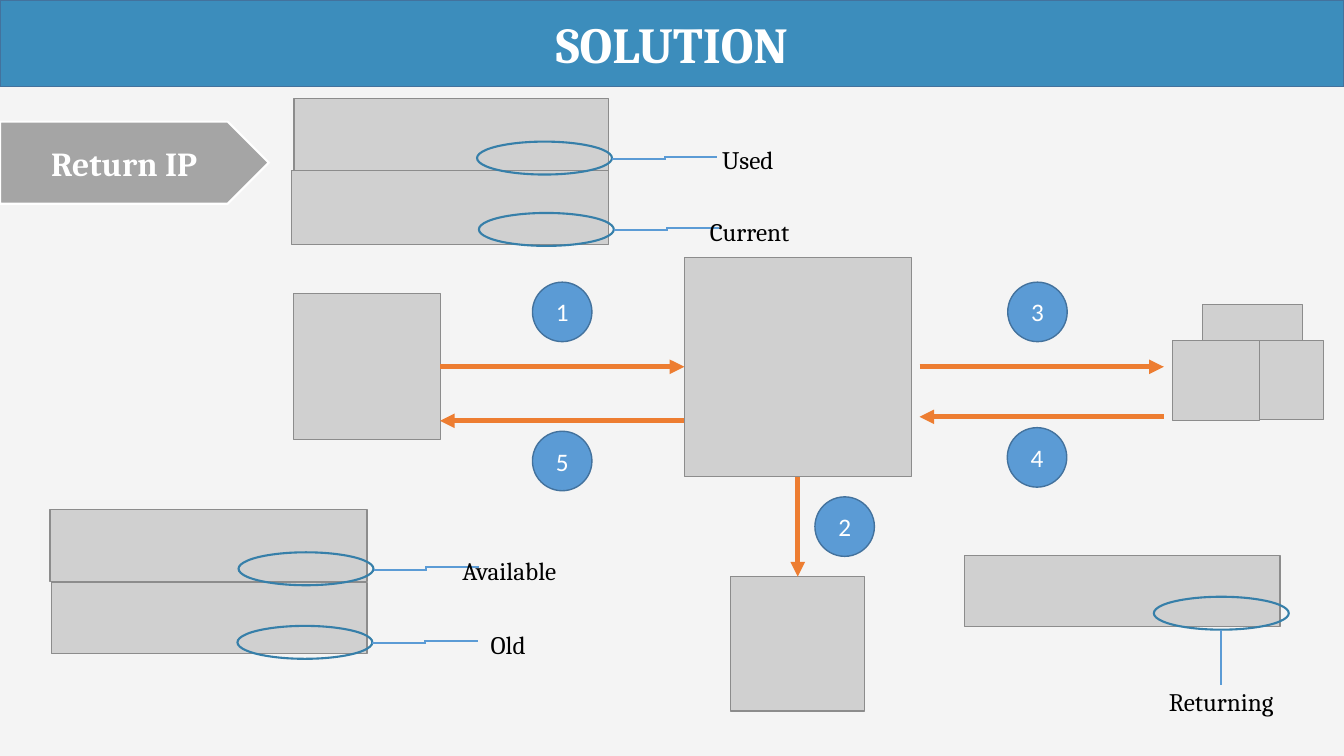
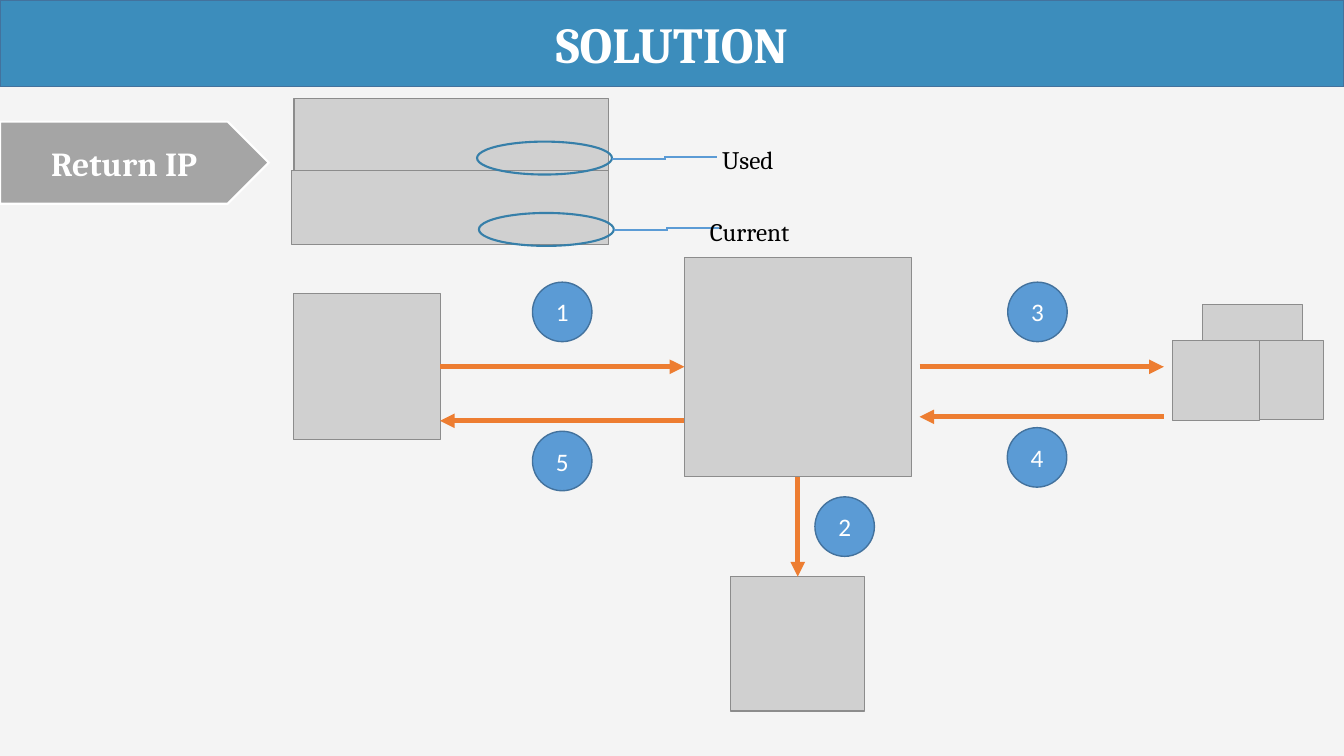
Before and after one commit to haltt051093/IMS-datacenter, a slide deck: slide 39 of Document/Presentation/IMS_20160408_Presentation.pptx (slide 35 before the commit). Drawn at 1344x756 pixels with LibreOffice and Linux fonts; fonts in the diff are those of the drawing; grey boxes stand for pictures. Boxes give left, top, right and bottom in pixels: in the first picture for what was removed or moved away, otherwise in the second. Text is boxed around its words. In the diff, an @@ line names an element or a change of style, - is before the commit and + after.

```diff
--- a/Document/Presentation/IMS_20160408_Presentation.pptx
+++ b/Document/Presentation/IMS_20160408_Presentation.pptx
@@ picture removed at [50, 509, 368, 582] @@
@@ ellipse removed at [239, 553, 374, 586] @@
@@ elbow line removed from (374, 570) to (479, 568) @@
@@ text removed at [462, 562, 556, 580] @@
-Available
@@ picture removed at [964, 556, 1280, 627] @@
@@ picture removed at [51, 583, 368, 654] @@
@@ ellipse removed at [1154, 597, 1290, 630] @@
@@ ellipse removed at [238, 626, 373, 659] @@
@@ elbow line removed from (373, 643) to (478, 641) @@
@@ text removed at [491, 636, 526, 654] @@
-Old
@@ elbow line removed from (1222, 630) to (1222, 686) @@
@@ text removed at [1169, 694, 1274, 717] @@
-Returning
```
Also in this commit, not shown: 9 other slides changed, 12 slides added, 6 other files.
